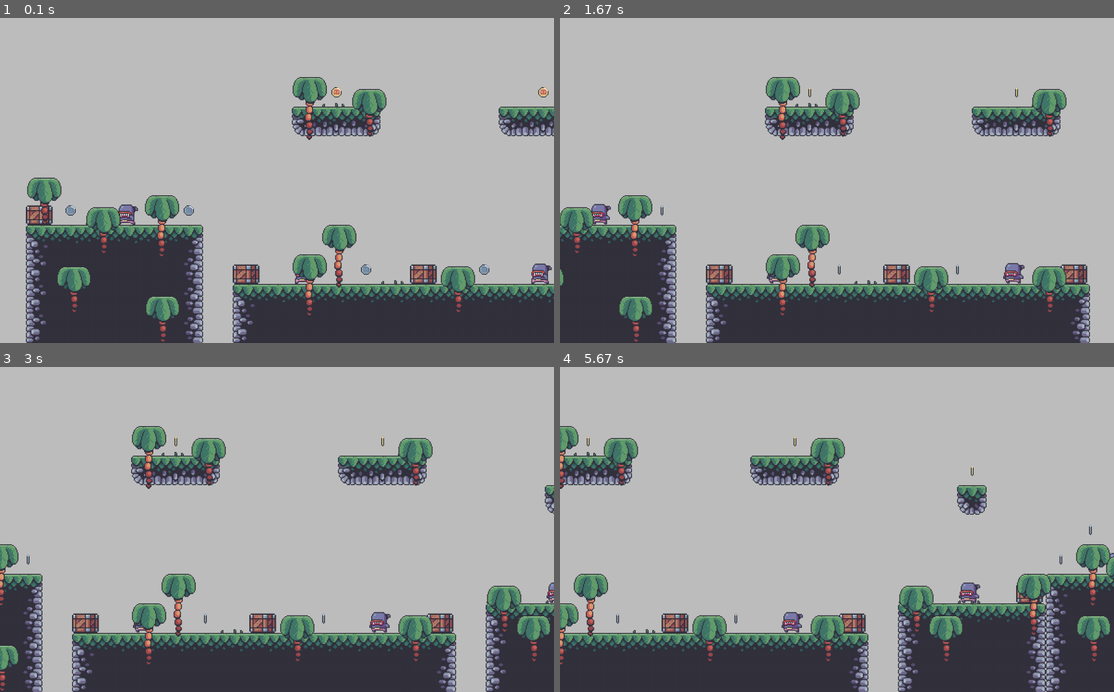
Above: before the commit, frames 1-4 (two rows, left to right).
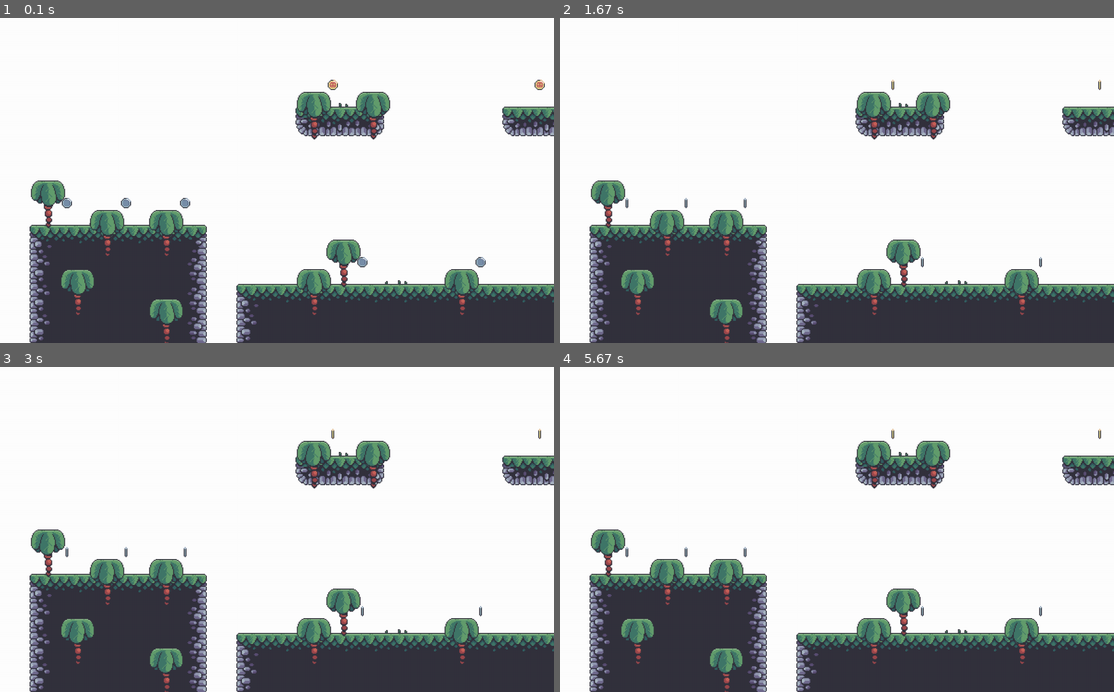
Above: after the commit, the same moments.

Repository: dheeraj1429/Learning-Python
Game: pygame game, started from gamemap/src/game.py
Same seed, same stepped clock (60 frames per second), same inputs: the game is played once before the commit and once after it.
Inputs:
- Up to frame 1 (0.1 s): no input
- Up to frame 2 (1.67 s): no input
- Up to frame 3 (3 s): no input
- Up to frame 4 (5.67 s): no input

The runs differ from the first frame. In frame 1, 82% of the frame differs, in the area x 0-100%, y 0-100%; in frame 2, 88%; in frame 3, 89%; in frame 4, 89%.

Commit message:
learning

Diff:
--- a/gamemap/src/enemies.py
+++ /dev/null
@@ -1,11 +0,0 @@
-from tile import AnimatedTile
-
-
-class Enemies(AnimatedTile):
-    def __init__(self, tile_size, x, y, path):
-        super().__init__(tile_size, x, y, path)
-        self.rect.y += tile_size - self.image.get_size()[1]
-        self.speed = 2
-
-    def move(self):
-        self.rect.x += self.speed
--- a/gamemap/src/game.py
+++ b/gamemap/src/game.py
@@ -1,15 +1,15 @@
 import pygame
-from settings import screen_height, screen_width
+from settings import screen_width, screen_height
 from sys import exit
 from level import Level
 from game_data import level_0
 
-# set up
-pygame.init()
+# Screen initialization
 screen = pygame.display.set_mode((screen_width, screen_height))
+pygame.display.set_caption("Game")
 clock = pygame.time.Clock()
 
-# level initialization
+# Level initialization
 level = Level(level_data=level_0, surface=screen)
 
 while True:
@@ -18,7 +18,8 @@
             pygame.quit()
             exit()
 
+    screen.fill('white')
+    level.run()
+
     pygame.display.update()
-    screen.fill('gray')
     clock.tick(60)
-    level.run()
--- a/gamemap/src/level.py
+++ b/gamemap/src/level.py
@@ -1,111 +1,79 @@
 import pygame
+from settings import tile_size
 from utils import import_csv_file, import_cut_graphic
-from settings import tile_size
-from tile import StaticTile, Crate, Coin, Plam
-from enemies import Enemies
+from tile import StaticTile, Coin, Tree
 
 
 class Level():
     def __init__(self, level_data, surface):
         self.display_surface = surface
-        self.shift_world = -2
+        self.shift_world = 0
 
-        # terrain setup
-        terrain_layout = import_csv_file(level_data['terrain'])
-        self.terrain_sprite = self.create_tile_group(terrain_layout, 'terrain')
+        # tiles
+        tiles_layout = import_csv_file(level_data["terrain"])
+        self.tile_sprite_list = import_cut_graphic('../public/graphics/terrain/terrain_tiles.png', tile_size)
+        self.tiles_sprite_layout = self.create_sprite_group(tiles_layout, "terrain")
 
-        # grass setup
-        grass_layout = import_csv_file(level_data['grass'])
-        self.grass_sprite = self.create_tile_group(grass_layout, 'grass')
+        # grass
+        grass_layout = import_csv_file(level_data["grass"])
+        self.grass_sprite_list = import_cut_graphic('../public/graphics/decoration/grass/grass.png', tile_size)
+        self.grass_sprite_layout = self.create_sprite_group(grass_layout, 'grass')
 
-        # crate setup
-        crate_layout = import_csv_file(level_data['crates'])
-        self.crate_sprite = self.create_tile_group(crate_layout, 'crates')
+        # coins
+        coin_layout = import_csv_file(level_data["coins"])
+        self.coin_sprite_layout = self.create_sprite_group(coin_layout, 'coins')
 
-        # coins setup
-        coin_layout = import_csv_file(level_data['coins'])
-        self.coin_sprite = self.create_tile_group(coin_layout, 'coins')
+        # trees
+        tree_layout = import_csv_file(level_data["fg palms"])
+        self.tree_sprite_layout = self.create_sprite_group(tree_layout, 'tree')
 
-        # palms tress setup
-        fg_palm_tree_layout = import_csv_file(level_data['fg palms'])
-        self.fg_palm_tree_sprite = self.create_tile_group(
-            fg_palm_tree_layout, 'fg palms')
-
-        # anemies
-        enemies_layout = import_csv_file(level_data["enemies"])
-        self.enemies_sprite = self.create_tile_group(enemies_layout, 'enemies')
-
-    def create_tile_group(self, layout, type):
-        # create a sprite group
+    def create_sprite_group(self, layout, type):
         sprite_group = pygame.sprite.Group()
 
         for row_index, row in enumerate(layout):
             for column_index, value in enumerate(row):
                 if value != '-1':
+                    # get the x and y coordinates of the column.
                     x = column_index * tile_size
                     y = row_index * tile_size
 
                     if type == 'terrain':
-                        terrain_tile_list = import_cut_graphic(
-                            '../public/graphics/terrain/terrain_tiles.png')
-                        single_tile = terrain_tile_list[int(value)]
-                        sprite = StaticTile(tile_size, x, y, single_tile)
+                        single_sprite = self.tile_sprite_list[int(value)]
+                        tile = StaticTile(tile_size, x, y, single_sprite)
+                        sprite_group.add(tile)
+
 
                     if type == 'grass':
-                        grass_tile_list = import_cut_graphic(
-                            '../public/graphics/decoration/grass/grass.png')
-                        single_tile = grass_tile_list[int(value)]
-                        sprite = StaticTile(tile_size, x, y, single_tile)
+                        single_sprite = self.grass_sprite_list[int(value)]
+                        grass = StaticTile(tile_size, x, y, single_sprite)
+                        sprite_group.add(grass)
 
-                    if type == 'crates':
-                        sprite = Crate(tile_size, x, y)
 
                     if type == 'coins':
-                        path = '../public/graphics/coins/'
-                        if value == '0':
-                            path += '/gold'
-                        else:
-                            path += '/silver'
-                        sprite = Coin(
-                            tile_size, x, y, path)
+                        coin_sprite = Coin(tile_size, x, y, '../public/graphics/coins/gold' if value == '0' else "../public/graphics/coins/silver")
+                        sprite_group.add(coin_sprite)
 
-                    if type == 'fg palms':
-                        if value == '0':
-                            sprite = Plam(tile_size, x, y,
-                                          '../public/graphics/terrain/palm_small', 38)
-                        else:
-                            sprite = Plam(tile_size, x, y,
-                                          '../public/graphics/terrain/palm_large', 64)
 
-                    if type == 'enemies':
-                        sprite = Enemies(
-                            tile_size, x, y, '../public/graphics/enemy/run')
-
-                    sprite_group.add(sprite)
+                    if type == 'tree':
+                        tree_sprite = Tree(tile_size, x, y, '../public/graphics/terrain/palm_small')
+                        sprite_group.add(tree_sprite)
 
         return sprite_group
 
     def run(self):
-        # terrain
-        self.terrain_sprite.draw(self.display_surface)
-        self.terrain_sprite.update(self.shift_world)
 
-        # crate
-        self.crate_sprite.draw(self.display_surface)
-        self.crate_sprite.update(self.shift_world)
+        # tile
+        self.tiles_sprite_layout.draw(self.display_surface)
+        self.tiles_sprite_layout.update(self.shift_world)
 
         # grass
-        self.grass_sprite.draw(self.display_surface)
-        self.grass_sprite.update(self.shift_world)
+        self.grass_sprite_layout.draw(self.display_surface)
+        self.grass_sprite_layout.update(self.shift_world)
 
         # coins
-        self.coin_sprite.draw(self.display_surface)
-        self.coin_sprite.update(self.shift_world)
+        self.coin_sprite_layout.draw(self.display_surface)
+        self.coin_sprite_layout.update(self.shift_world)
 
-        # enemies
-        self.enemies_sprite.draw(self.display_surface)
-        self.enemies_sprite.update(self.shift_world)
-
-        # plam trees
-        self.fg_palm_tree_sprite.draw(self.display_surface)
-        self.fg_palm_tree_sprite.update(self.shift_world)
+        # trees
+        self.tree_sprite_layout.draw(self.display_surface)
+        self.tree_sprite_layout.update(self.shift_world)
--- a/gamemap/src/settings.py
+++ b/gamemap/src/settings.py
@@ -1,8 +1,6 @@
 # tile vertical numbers = 11
 vertical_tile_number = 11
-
 # tile size both x and y = 64, square tile size
 tile_size = 64
-
 screen_height = tile_size * vertical_tile_number
 screen_width = 1200
--- a/gamemap/src/tile.py
+++ b/gamemap/src/tile.py
@@ -18,42 +18,30 @@
         self.image = surface
 
 
-class Crate(StaticTile):
-    def __init__(self, tile_size, x, y):
-        super().__init__(tile_size, x, y, pygame.image.load(
-            '../public/graphics/terrain/crate.png').convert_alpha())
-        offset_y = y + tile_size
-        self.rect = self.image.get_rect(bottomleft=(x, offset_y))
+class Animation(Tile):
+    def __init__(self, tile_size, x, y, path):
+        super().__init__(tile_size, x, y)
+        self.frame_index = 0
+        self.image_frames = import_folder(path)
 
 
-class AnimatedTile(Tile):
-    def __init__(self, tile_size, x, y, path):
-        super().__init__(tile_size, x, y)
-        self.frames = import_folder(path)
-        self.frame_index = 0
-        self.image = self.frames[self.frame_index]
-
-    def animate(self):
+    def update(self, shift):
+        self.rect.x += shift
         self.frame_index += 0.15
-        if self.frame_index >= len(self.frames):
-            self.frame_index = 0
-        self.image = self.frames[int(self.frame_index)]
-
-    def update(self, shift):
-        self.animate()
-        self.rect.x += shift
+        if self.frame_index >= len(self.image_frames): self.frame_index = 0
+        self.image = pygame.image.load(self.image_frames[int(self.frame_index)]).convert_alpha()
 
 
-class Coin(AnimatedTile):
+class Coin(Animation):
     def __init__(self, tile_size, x, y, path):
         super().__init__(tile_size, x, y, path)
-        self.center_x = x + int(tile_size / 2)
-        self.center_y = y + int(tile_size / 2)
-        self.rect = self.image.get_rect(center=(self.center_x, self.center_y))
+        self.image_pos_x = x + tile_size / 2
+        self.image_pos_y = y + tile_size / 2
+        self.rect = self.image.get_rect(center=(self.image_pos_x, self.image_pos_y))
 
 
-class Plam(AnimatedTile):
-    def __init__(self, tile_size, x, y, path, offset_y):
+class Tree(Animation):
+    def __init__(self, tile_size, x, y, path):
         super().__init__(tile_size, x, y, path)
-        offset_y = y - offset_y
-        self.rect.topleft = (x, offset_y)
+        offset_y = y - (tile_size / 2)
+        self.rect = self.image.get_rect(topleft=(x, offset_y))
--- a/gamemap/src/utils.py
+++ b/gamemap/src/utils.py
@@ -1,46 +1,40 @@
-from settings import tile_size
 import pygame
 from csv import reader
 from os import walk
 
+def import_csv_file(path):
+    level_list = []
+    with open(path) as map:
+        for row in reader(map, delimiter=','):
+            level_list.append(list(row))
 
-def import_csv_file(path):
-    terrain_list = []
-    with open(path) as map:
-        level = reader(map, delimiter=',')
-        for row in level:
-            terrain_list.append(list(row))
-    return terrain_list
+    return level_list
 
 
-def import_cut_graphic(path):
-    # load the graphic file
-    surface = pygame.image.load(path)
+def import_cut_graphic(path, tile_size):
+    surface = pygame.image.load(path).convert_alpha()
 
-    # calculate the the size of the graphic image, x and y coordinates
-    tile_num_x = int(surface.get_size()[0] / tile_size)
-    tile_num_y = int(surface.get_size()[1] / tile_size)
+    surface_row = int(surface.get_size()[0] / tile_size)
+    surface_column = int(surface.get_size()[1] / tile_size)
+    cut_tiles_list = []
 
-    cut_tiles = []
-
-    for row in range(tile_num_x):
-        for col in range(tile_num_y):
+    for row in range(surface_row):
+        for col in range(surface_column):
             x = col * tile_size
             y = row * tile_size
-            new_surface = pygame.Surface(
-                (tile_size, tile_size), flags=pygame.SRCALPHA)
-            new_surface.blit(surface, (0, 0), pygame.Rect(
-                x, y, tile_size, tile_size))
-            cut_tiles.append(new_surface)
 
-    return cut_tiles
+            # need to create new surface
+            new_surface = pygame.Surface((tile_size, tile_size), flags=pygame.SRCALPHA)
+            new_surface.blit(surface, (0, 0), pygame.Rect(x, y, tile_size, tile_size))
+            cut_tiles_list.append(new_surface)
+
+    return cut_tiles_list
 
 
 def import_folder(path):
-    surface_list = []
-    for _, _2, image_files in walk(path):
-        for image in image_files:
-            full_path = path + '/' + image
-            new_surface = pygame.image.load(full_path).convert_alpha()
-            surface_list.append(new_surface)
-    return surface_list
+    image_files = []
+    for _,_2,file_list in walk(path):
+        for file in file_list:
+            image_files.append(path + '/' + file)
+
+    return image_files
Not shown, changed: .DS_Store
Not shown, added: gamemap/.DS_Store
Not shown, added: gamemap/public/.DS_Store
Not shown, added: gamemap/public/graphics/.DS_Store
Not shown, added: gamemap/public/graphics/coins/.DS_Store
